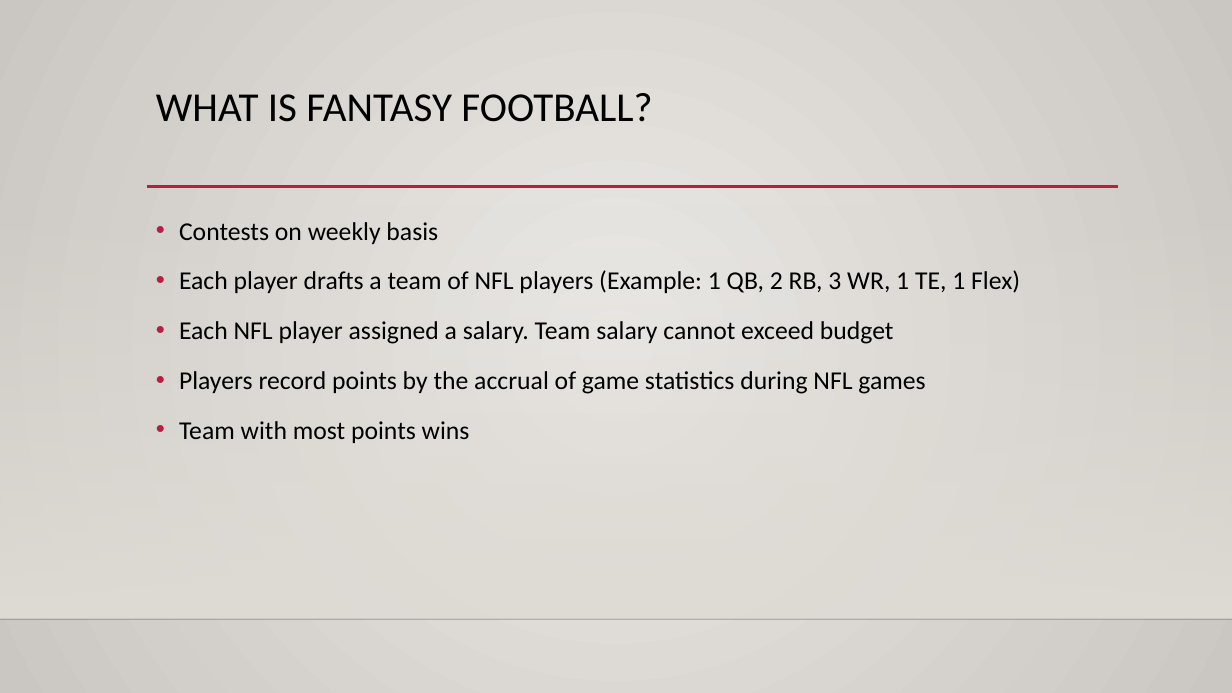
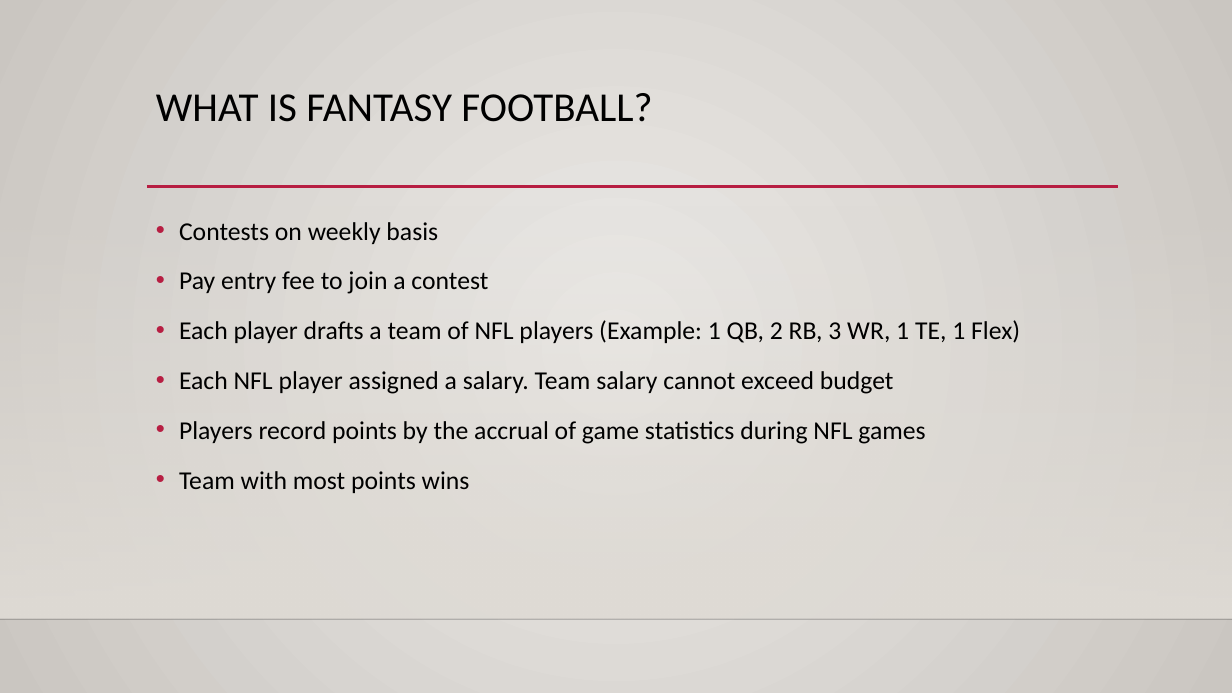
Before and after one commit to hjgoode3/NYCDSA_Python_Project, a slide deck: slide 2 of HG_Project_Presentation.pptx. Drawn at 1232x693 pixels with LibreOffice and Linux fonts; fonts in the diff are those of the drawing; background and template pictures are left out. Boxes give left, top, right and bottom in pixels: in the first picture for what was removed or moved away, otherwise in the second. Text is boxed around its words. In the diff, an @@ line names an element or a change of style, - is before the commit and + after.

```diff
--- a/HG_Project_Presentation.pptx
+++ b/HG_Project_Presentation.pptx
@@ text at [179,271,488,294]: paragraph added @@
+• Pay entry fee to join a contest
```
Also in this commit, not shown: 5 other slides changed, 2 slides added, 2 slides removed.
